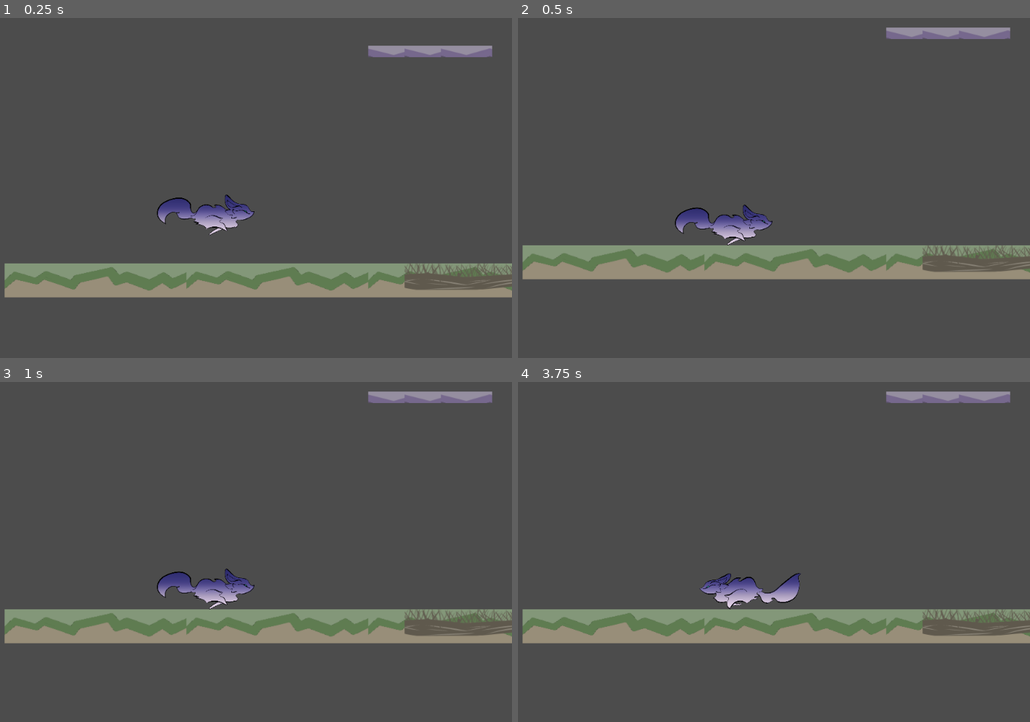
Above: before the commit, frames 1-4 (two rows, left to right).
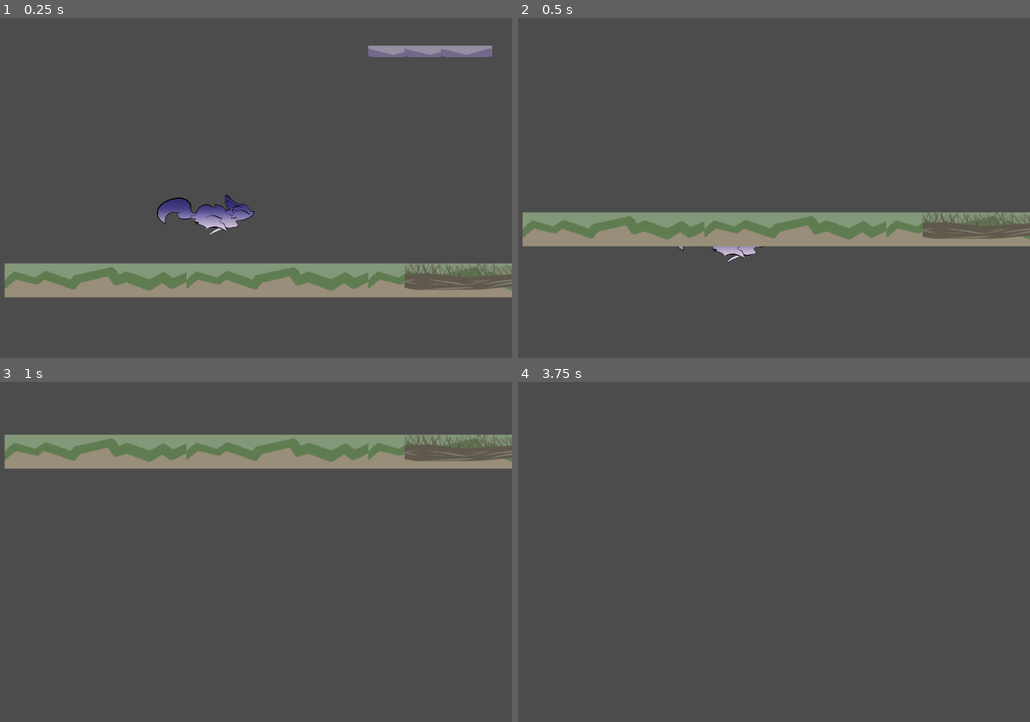
Above: after the commit, the same moments.

Repository: yeetables/Gami
Game: Godot game, scene res://Scenes/World.tscn
Same seed, same stepped clock (60 frames per second), same inputs: the game is played once before the commit and once after it.
Inputs (mouse positions are in pixels of both pictures, inside the frame that each line leads up to):
- Up to frame 1 (0.25 s): no input
- Up to frame 2 (0.5 s): no input
- Up to frame 3 (1 s): move the mouse to (348, 535) at 0.52 s; hold 1 from 0.53 s (still down); click (348, 535) at 0.67 s
- Up to frame 4 (3.75 s): move the mouse to (620, 569) at 1.27 s; release 1 at 1.28 s; tap 2 at 1.35 s; click (620, 569) at 1.42 s; tap Enter at 2, 3.5 s; move the mouse to (799, 477) at 2.02 s; hold 3 2.03-2.78 s; click (799, 477) at 2.17 s; tap Space at 2.75 s; move the mouse to (712, 620) at 2.77 s; tap L at 2.85 s; click (712, 620) at 2.92 s; move the mouse to (912, 603) at 3.52 s; hold J from 3.53 s (still down); click (912, 603) at 3.67 s

Frame 1 is identical in both runs. In frame 2, 19% of the frame differs, in the area x 0-100%, y 2-77%; in frame 3, 20%; in frame 4, 11%.

Commit message:
tried fixing things

Diff:
--- a/src/Scenes/Player.tscn
+++ b/src/Scenes/Player.tscn
@@ -1,7 +1,8 @@
-[gd_scene load_steps=5 format=2]
+[gd_scene load_steps=6 format=2]
 
 [ext_resource path="res://Scripts/Player.gd" type="Script" id=1]
 [ext_resource path="res://Assets/Sprites/Objects/Player/NEWFOX-run-HUGE.png" type="Texture" id=2]
+[ext_resource path="res://Assets/Sounds/Effects/jump1.wav" type="AudioStream" id=3]
 
 [sub_resource type="RectangleShape2D" id=1]
 
@@ -72,4 +73,15 @@
 anims/FoxRun = SubResource( 2 )
 blend_times = [  ]
 
+[node name="jumpsound1" type="AudioStreamPlayer2D" parent="Body" index="3"]
+
+stream = ExtResource( 3 )
+volume_db = 0.0
+pitch_scale = 1.0
+autoplay = false
+max_distance = 2000.0
+attenuation = 1.0
+bus = "Master"
+area_mask = 1
+
 [connection signal="animation_finished" from="Body/AnimationPlayer" to="Body" method="_on_AnimationPlayer_animation_finished"]
--- a/src/Scenes/TilesetScenes/BasicTileset.tscn
+++ b/src/Scenes/TilesetScenes/BasicTileset.tscn
@@ -8,7 +8,7 @@
 [sub_resource type="RectangleShape2D" id=1]
 
 custom_solver_bias = 0.0
-extents = Vector2( 13, 32 )
+extents = Vector2( 7.14442, 30 )
 
 [sub_resource type="RectangleShape2D" id=2]
 
@@ -18,7 +18,7 @@
 [sub_resource type="RectangleShape2D" id=3]
 
 custom_solver_bias = 0.0
-extents = Vector2( 96, 32 )
+extents = Vector2( 32, 32 )
 
 [sub_resource type="RectangleShape2D" id=4]
 
@@ -28,7 +28,7 @@
 [sub_resource type="RectangleShape2D" id=5]
 
 custom_solver_bias = 0.0
-extents = Vector2( 160, 10 )
+extents = Vector2( 32, 32 )
 
 [sub_resource type="RectangleShape2D" id=6]
 
@@ -38,9 +38,9 @@
 [sub_resource type="RectangleShape2D" id=7]
 
 custom_solver_bias = 0.0
-extents = Vector2( 47.4771, 10 )
-
-[node name="BasicTileset" type="Node2D" index="0"]
+extents = Vector2( 36.991, 31.9999 )
+
+[node name="BasicTileset" type="Node2D"]
 
 [node name="grassground" type="Sprite" parent="." index="0"]
 
@@ -52,6 +52,8 @@
 
 [node name="StaticBody2D" type="StaticBody2D" parent="grassground" index="0"]
 
+position = Vector2( -2, -2 )
+scale = Vector2( 5.46875, 1 )
 input_pickable = false
 collision_layer = 1
 collision_mask = 1
@@ -62,12 +64,12 @@
 
 [node name="CollisionShape2D" type="CollisionShape2D" parent="grassground/StaticBody2D" index="0"]
 
-scale = Vector2( 13.5385, 1 )
+position = Vector2( 0.393861, 3.5 )
+scale = Vector2( 4.46752, 1.10606 )
 shape = SubResource( 1 )
 
 [node name="spikerightend" type="Sprite" parent="." index="1"]
 
-editor/display_folded = true
 position = Vector2( 208, 240 )
 texture = ExtResource( 2 )
 region_enabled = true
@@ -99,6 +101,8 @@
 
 [node name="StaticBody2D" type="StaticBody2D" parent="spikemiddle" index="0"]
 
+position = Vector2( -0.999998, 0 )
+scale = Vector2( 2.96875, 1 )
 input_pickable = false
 collision_layer = 1
 collision_mask = 1
@@ -149,6 +153,8 @@
 
 [node name="StaticBody2D" type="StaticBody2D" parent="longplatform" index="0"]
 
+position = Vector2( -2.00002, 1.99999 )
+scale = Vector2( 5, 0.3125 )
 input_pickable = false
 collision_layer = 1
 collision_mask = 1
@@ -194,6 +200,8 @@
 
 [node name="StaticBody2D" type="StaticBody2D" parent="crumbling" index="0"]
 
+position = Vector2( -2.06421, 0 )
+scale = Vector2( 1.41915, 0.46875 )
 input_pickable = false
 collision_layer = 1
 collision_mask = 1
@@ -205,4 +213,6 @@
 
 [node name="CollisionShape2D" type="CollisionShape2D" parent="crumbling/StaticBody2D" index="0"]
 
+position = Vector2( 2.16231, 0 )
+scale = Vector2( 0.926995, 0.804762 )
 shape = SubResource( 7 )
--- a/src/Scenes/TilesetScenes/TempTileset.tres
+++ b/src/Scenes/TilesetScenes/TempTileset.tres
@@ -6,7 +6,7 @@
 [sub_resource type="RectangleShape2D" id=1]
 
 custom_solver_bias = 0.0
-extents = Vector2( 13, 32 )
+extents = Vector2( 7.14442, 30 )
 
 [sub_resource type="RectangleShape2D" id=2]
 
@@ -16,7 +16,7 @@
 [sub_resource type="RectangleShape2D" id=3]
 
 custom_solver_bias = 0.0
-extents = Vector2( 96, 32 )
+extents = Vector2( 32, 32 )
 
 [sub_resource type="RectangleShape2D" id=4]
 
@@ -26,7 +26,7 @@
 [sub_resource type="RectangleShape2D" id=5]
 
 custom_solver_bias = 0.0
-extents = Vector2( 160, 10 )
+extents = Vector2( 32, 32 )
 
 [sub_resource type="RectangleShape2D" id=6]
 
@@ -36,7 +36,7 @@
 [sub_resource type="RectangleShape2D" id=7]
 
 custom_solver_bias = 0.0
-extents = Vector2( 47.4771, 10 )
+extents = Vector2( 36.991, 31.9999 )
 
 [resource]
 
@@ -52,7 +52,7 @@
 "autotile_coord": Vector2( 0, 0 ),
 "one_way": false,
 "shape": SubResource( 1 ),
-"shape_transform": Transform2D( 13.5385, 0, 0, 1, 175, 30 )
+"shape_transform": Transform2D( 4.4287, 0, 0, 1, 175, 30 )
 } ]
 1/name = "spikerightend"
 1/texture = ExtResource( 2 )
@@ -136,5 +136,5 @@
 "autotile_coord": Vector2( 0, 0 ),
 "one_way": false,
 "shape": SubResource( 7 ),
-"shape_transform": Transform2D( 1, 0, 0, 1, 45, 10 )
+"shape_transform": Transform2D( 0.926995, 0, 0, 0.804762, 47.1623, 10 )
 } ]
--- a/src/Scenes/World.tscn
+++ b/src/Scenes/World.tscn
@@ -1,11 +1,12 @@
-[gd_scene load_steps=5 format=2]
+[gd_scene load_steps=6 format=2]
 
 [ext_resource path="res://Scenes/Player.tscn" type="PackedScene" id=1]
 [ext_resource path="res://Scripts/CameraMan.gd" type="Script" id=2]
 [ext_resource path="res://Scenes/TilesetScenes/GrassTiles.tres" type="TileSet" id=3]
 [ext_resource path="res://Scenes/TilesetScenes/TempTileset.tres" type="TileSet" id=4]
+[ext_resource path="res://Assets/Sounds/Background/BGambience1.WAV" type="AudioStream" id=5]
 
-[node name="World" type="Node2D"]
+[node name="World" type="Node2D" index="0"]
 
 [node name="Player" parent="." index="0" instance=ExtResource( 1 )]
 
@@ -86,3 +87,36 @@
 format = 1
 tile_data = PoolIntArray( -1507318, 6, 0, -1507317, 6, 0, -1507316, 6, 0, -1507315, 6, 0, -1376252, 6, 0, -1376251, 6,  …(1031 unchanged characters)…
 _sections_unfolded = [ "Z Index" ]
+
+[node name="ParallaxBackground" type="ParallaxBackground" parent="." index="4"]
+
+layer = -1
+offset = Vector2( 0, 0 )
+rotation = 0.0
+scale = Vector2( 1, 1 )
+transform = Transform2D( 1, 0, 0, 1, 0, 0 )
+scroll_offset = Vector2( 0, 0 )
+scroll_base_offset = Vector2( 0, 0 )
+scroll_base_scale = Vector2( 1, 1 )
+scroll_limit_begin = Vector2( 0, 0 )
+scroll_limit_end = Vector2( 0, 0 )
+scroll_ignore_camera_zoom = true
+
+[node name="ParallaxLayer" type="ParallaxLayer" parent="ParallaxBackground" index="0"]
+
+motion_scale = Vector2( 1, 1 )
+motion_offset = Vector2( 0, 0 )
+motion_mirroring = Vector2( 0, 0 )
+
+[node name="Sprite" type="Sprite" parent="ParallaxBackground/ParallaxLayer" index="0"]
+
+[node name="bgambience" type="AudioStreamPlayer2D" parent="." index="5"]
+
+stream = ExtResource( 5 )
+volume_db = 0.0
+pitch_scale = 1.0
+autoplay = true
+max_distance = 2000.0
+attenuation = 1.0
+bus = "Master"
+area_mask = 1
--- a/src/Scripts/Player.gd
+++ b/src/Scripts/Player.gd
@@ -70,7 +70,7 @@
     if Input.is_key_pressed(KEY_I) and is_on_floor():
 #        print("on floor:", is_on_floor())
         yspeed = jforce
-
+        $jumpsound1.play()
 #    if is_on_floor():
 #        yspeed = 0
 
